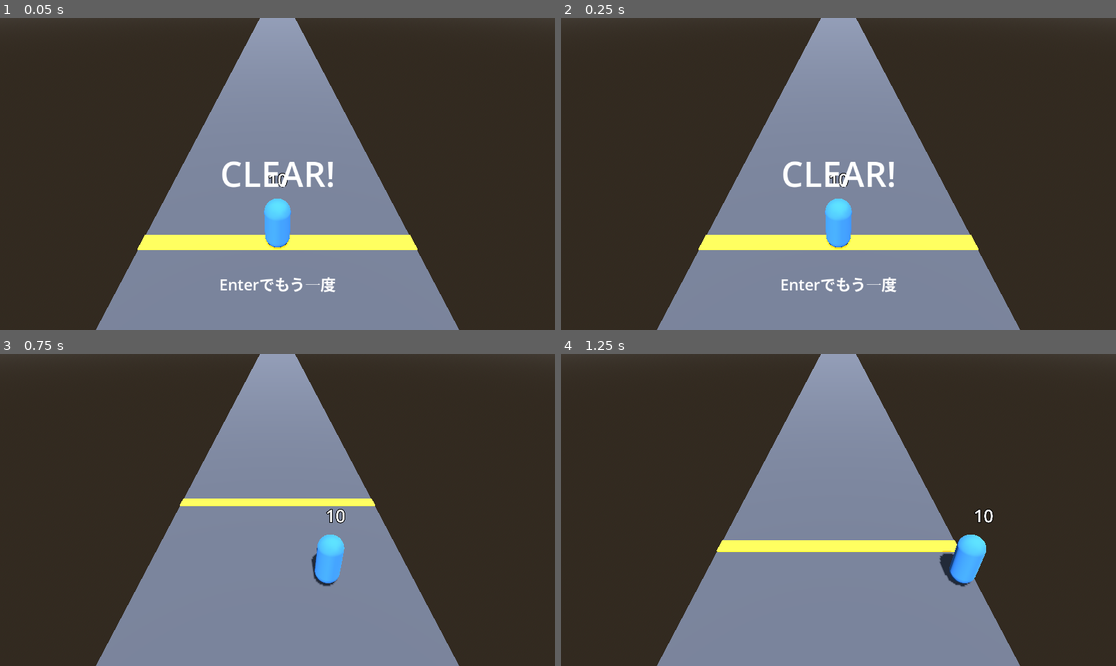
Above: before the commit, frames 1-4 (two rows, left to right).
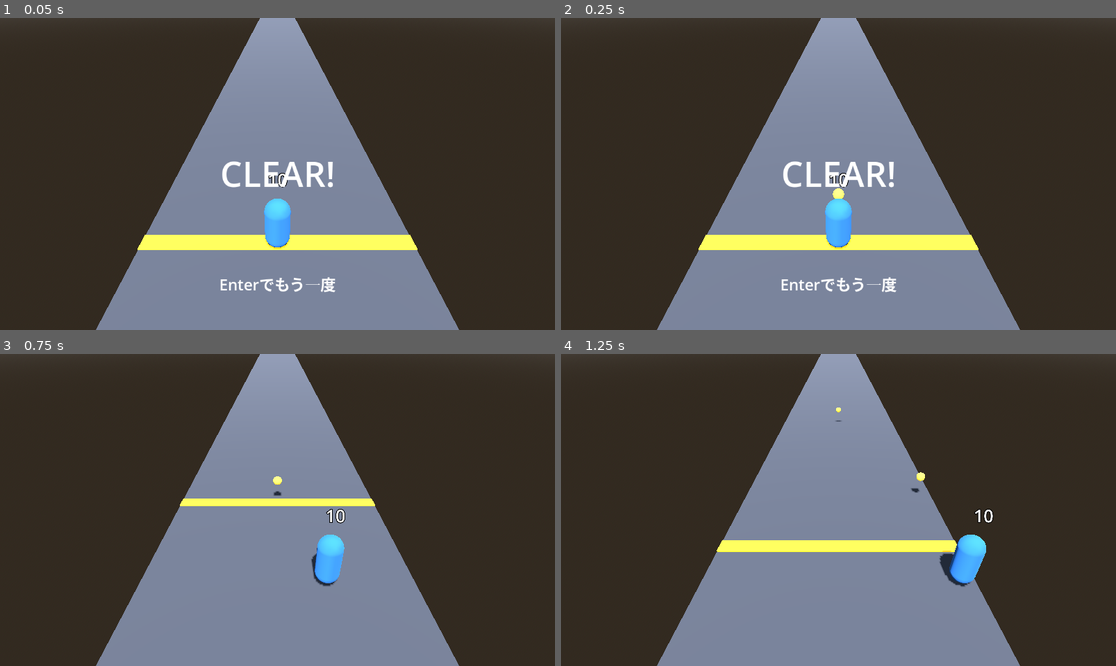
Above: after the commit, the same moments.

Repository: shuhei0916/music-shooter
Game: Godot game, scene res://scenes/main.tscn
The game is run twice, just before and just after one commit, with the same random seed, the same clock (stepped at 60 frames per second) and the same inputs. Sound files missing from this copy of the repository are replaced by a short silence.
Inputs (mouse positions are in pixels of both pictures, inside the frame that each line leads up to):
- Up to frame 1 (0.05 s): no input
- Up to frame 2 (0.25 s): no input
- Up to frame 3 (0.75 s): tap Enter (ui_accept) at 0.5 s; move the mouse to (399, 494) at 0.52 s; hold D (move_right) from 0.53 s (still down); hold Shift from 0.53 s (still down); click (399, 494) at 0.67 s
- Up to frame 4 (1.25 s): keep holding D (move_right); keep holding Shift; tap Enter (ui_accept) at 0.77 s

Frame 1 is identical in both runs. In frame 2, less than 0.1% of the frame differs, in the area x 48-52%, y 54-58%; in frame 3, less than 0.1%; in frame 4, less than 0.1%, in the area x 49-66%, y 17-45%.

Commit message:
feat: 曲のBPMを設定でき（初期値は Tropic Love の 105）、プレイヤーはその拍に合わせて撃つ
Co-Authored-By: Claude Opus 5.5 <noreply@anthropic.com>

Diff:
--- a/scripts/main.gd
+++ b/scripts/main.gd
@@ -18,6 +18,8 @@
 
 ## 曲のファイル。見つからなければ曲なしで、course_length の長さを時間だけで進む
 @export_file("*.mp3", "*.ogg", "*.wav") var song_path := "res://music/tropic_love.mp3"
+## 曲のBPM。弾はこの拍に合わせて撃つ（Tropic Love は 105）
+@export var bpm := 105.0
 @export var forward_speed := 6.0
 @export var course_length := 150.0
 ## z: スタートからの距離、gates: 左から順にゲートの [種類, 数]、enemies: 敵の [レーン番号, HP]
@@ -37,6 +39,7 @@
 var _course: Course
 var _clock: SongClock
 var _lanes: Lanes
+var _grid: BeatGrid
 var _result := Judge.Result.PLAYING
 
 @onready var _player: Player = $Player
@@ -58,6 +61,7 @@
 		_clock = TimerClock.new(course_length / forward_speed)
 	_course = Course.new(forward_speed, course_length)
 	_lanes = Lanes.new(lane_count, lane_width)
+	_grid = BeatGrid.new(bpm)
 	_clock.start()
 	$GoalLine.position.z = -course_length
 	if layout.is_empty():
@@ -71,6 +75,7 @@
 		return
 	_clock.advance(delta)
 	_course.seek(_clock.time())
+	_player.shoot_on_beat(_clock.time(), _grid)
 	_player.position.z = -_course.distance
 	_camera.position = _camera_offset + Vector3(0, 0, _player.position.z)
 	_result = Judge.result(_course, _player.health)
--- a/test/scene/test_main.gd
+++ b/test/scene/test_main.gd
@@ -144,3 +144,13 @@
 	var a := _make_generated_main(300.0, 5)
 	var b := _make_generated_main(300.0, 5)
 	assert_eq(amounts.call(a), amounts.call(b))
+
+
+func test_曲のBPMに合わせてプレイヤーが弾を撃つ():
+	var main: Main = MainScene.instantiate()
+	main.song_path = ""
+	main.layout = [{"z": 500.0, "enemies": [[1, 1]]}]
+	main.bpm = 120.0
+	add_child_autofree(main)
+	simulate(main, 4, 0.25)
+	assert_eq(_find_all(main, Bullet).size(), 3)
